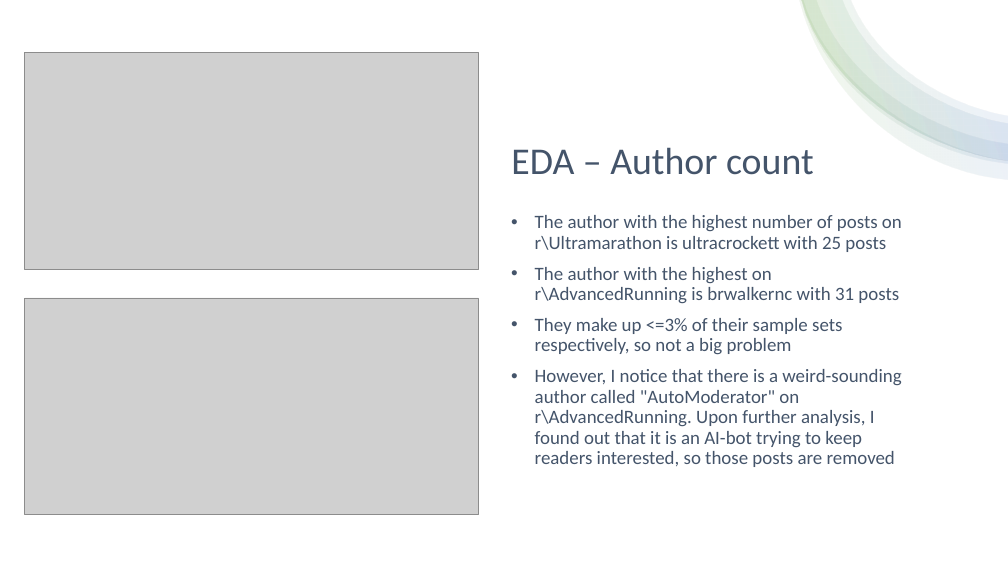
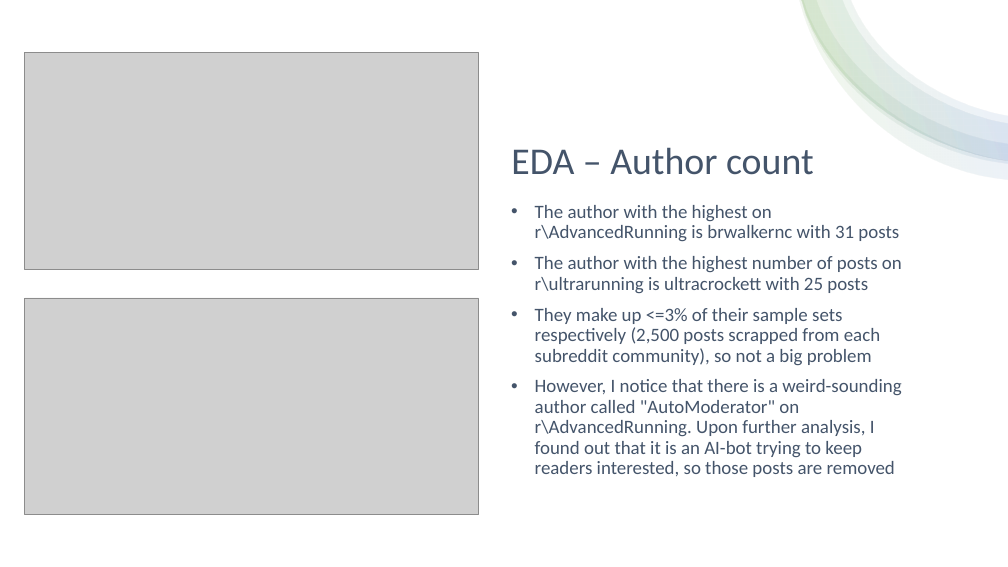
Before and after one commit to ngwtl/DSI-SG-24-projects, a slide deck: slide 3 of project_3/ethan-project-3-presentation.pptx. Drawn at 1008x567 pixels with LibreOffice and Linux fonts; fonts in the diff are those of the drawing; grey boxes stand for pictures. Boxes give left, top, right and bottom in pixels: in the first picture for what was removed or moved away, otherwise in the second. Text is boxed around its words. In the diff, an @@ line names an element or a change of style, - is before the commit and + after.

```diff
--- a/project_3/ethan-project-3-presentation.pptx
+++ b/project_3/ethan-project-3-presentation.pptx
@@ text at (535,215,902,252): paragraph removed @@
-• The author with the highest number of posts on r\Ultramarathon is ultracrockett with 25 posts
@@ text at (535,256,902,365): text changed @@
-• They make up <=3% of their sample sets respectively, so not a big problem
+• The author with the highest number of posts on r\ultrarunning is ultracrockett with 25 posts
+• They make up <=3% of their sample sets respectively (2,500 posts scrapped from each subreddit community), so not a big problem
```
Also in this commit, not shown: 6 other slides changed, 1 slide added.
